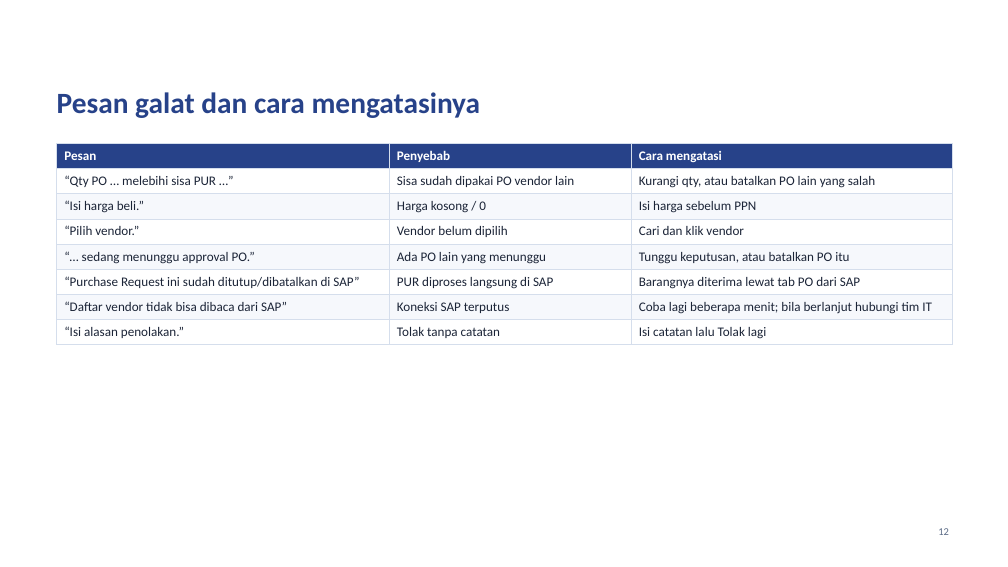
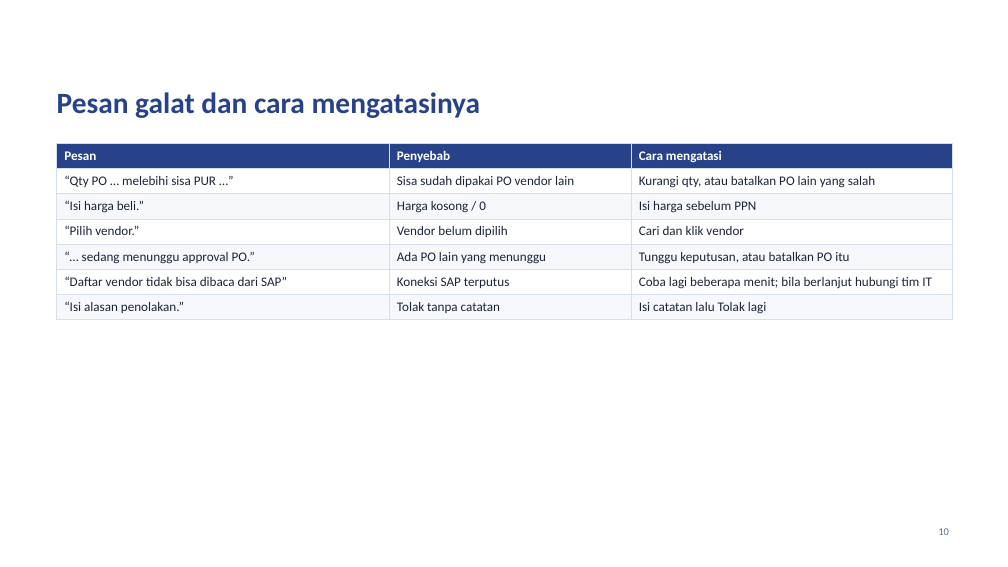
Before and after one commit to alfiandarmawan35/claude, a slide deck: slide 10 of docs/PID_POS_Panduan_Admin_Purchase_Approve_PO.pptx (slide 12 before the commit). Drawn at 1008x567 pixels with LibreOffice and Linux fonts; fonts in the diff are those of the drawing; background and template pictures are left out. Boxes give left, top, right and bottom in pixels: in the first picture for what was removed or moved away, otherwise in the second. Text is boxed around its words. In the diff, an @@ line names an element or a change of style, - is before the commit and + after.

```diff
--- a/docs/PID_POS_Panduan_Admin_Purchase_Approve_PO.pptx
+++ b/docs/PID_POS_Panduan_Admin_Purchase_Approve_PO.pptx
@@ table at [57, 144, 953, 318] @@
-row 6: “Purchase Request ini sudah ditutup/dibatalkan di SAP” | PUR diproses langsung di SAP | Barangnya diterima lewat tab PO dari SAP
```
Also in this commit, not shown: 6 other slides changed, 2 slides removed, 11 other files.
